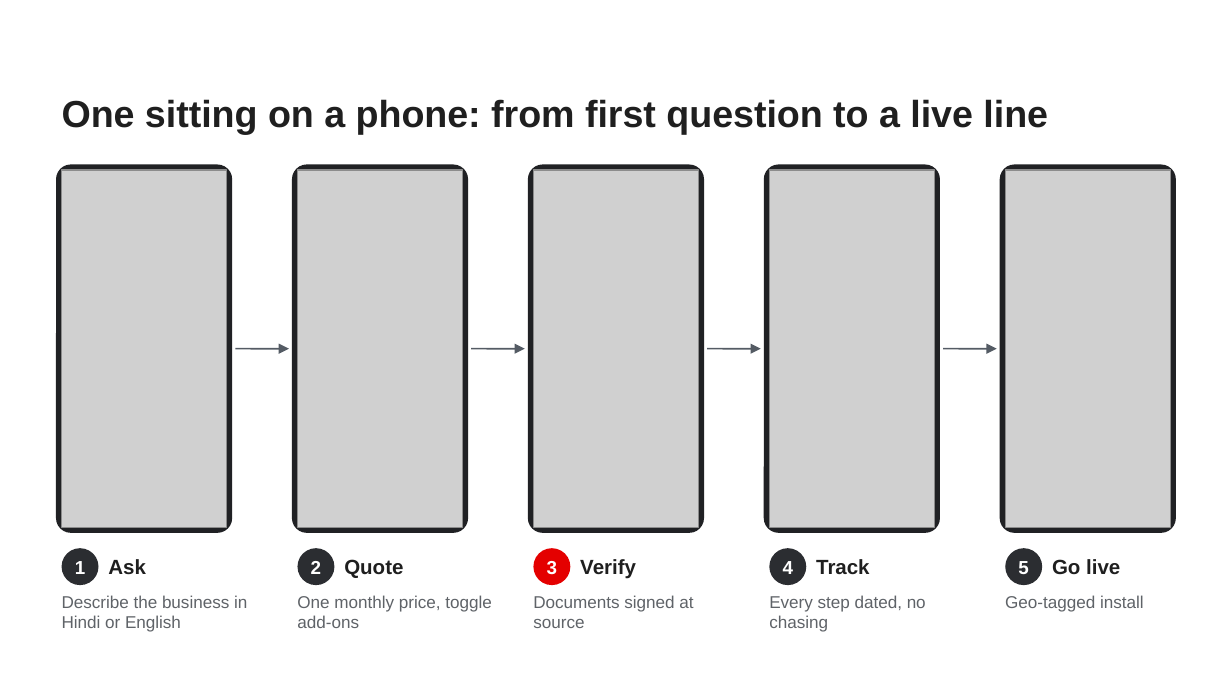
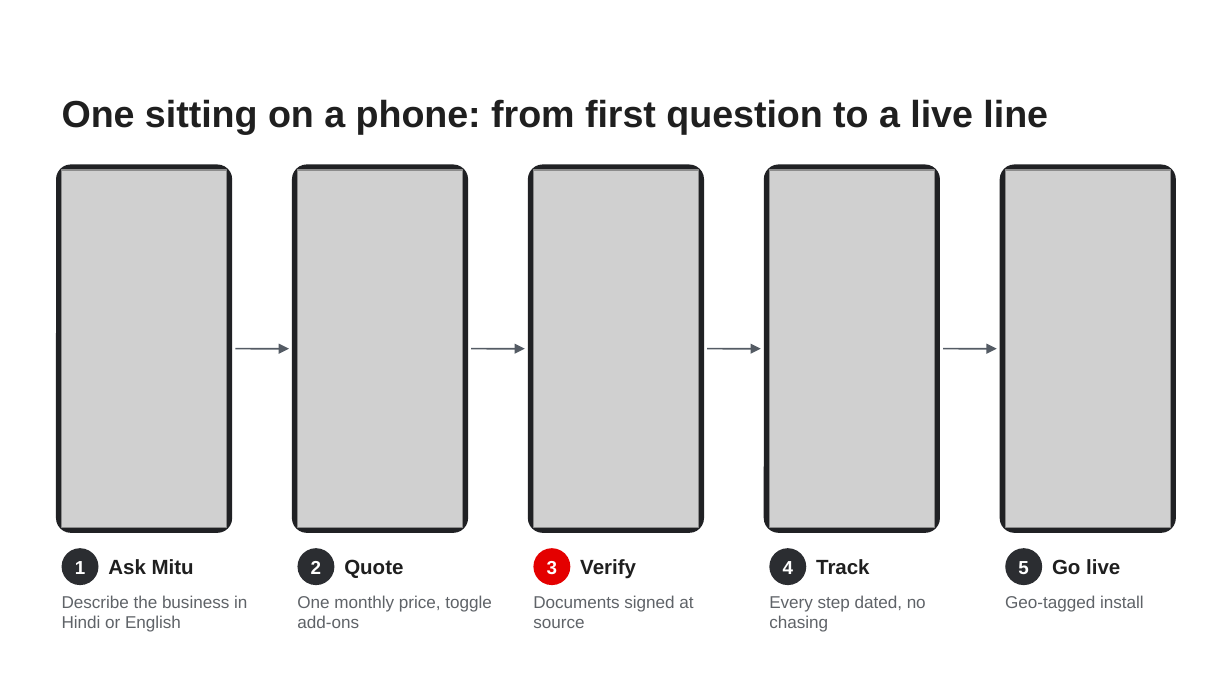
Before and after one commit to dSAxmonis/airtel_sync_digital, a slide deck: slide 4 of submission/deck/Udyam_Digital_Business_Case.pptx. Drawn at 1232x693 pixels with LibreOffice and Linux fonts; fonts in the diff are those of the drawing; grey boxes stand for pictures; background and template pictures are left out. Boxes give left, top, right and bottom in pixels: in the first picture for what was removed or moved away, otherwise in the second. Text is boxed around its words. In the diff, an @@ line names an element or a change of style, - is before the commit and + after.

```diff
--- a/submission/deck/Udyam_Digital_Business_Case.pptx
+++ b/submission/deck/Udyam_Digital_Business_Case.pptx
@@ text at box(108, 559, 194, 575): text changed @@
-Ask
+Ask Mitu
```
Also in this commit, not shown: 26 other files.
